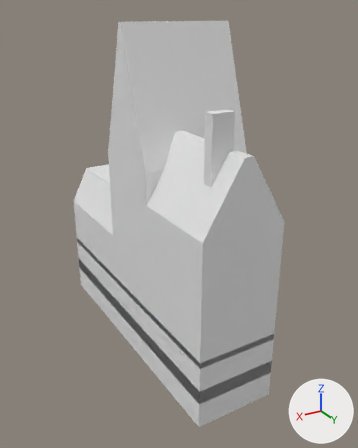
An edit to the Blender file BlendFiles/2_base_tetto.blend, drawn before and after from the same camera.
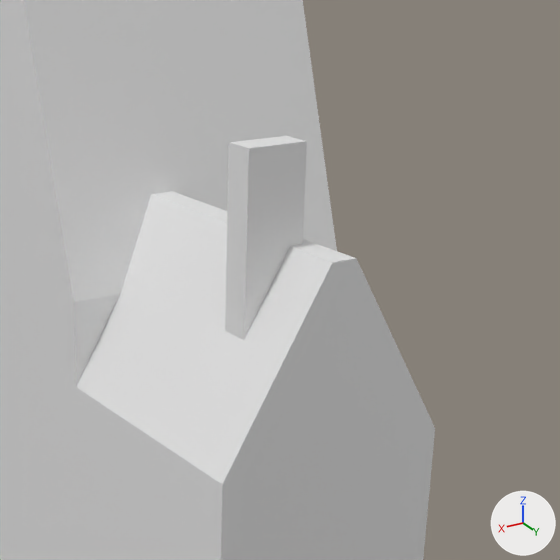
Old and new are each drawn whole from a 50 mm lens placed at (10.32, 14.83, 16.92), pointed at (-1.85, -5.45, 6.78) and again close up on the part from 33% to 93% of the width and 13% to 61% of the height. Every picture has the same lights, and +X, +Y and +Z are marked at lower right.

The first close-up shows 'BildingBase', 'Cube', 'Roof1', 'Roof2'.
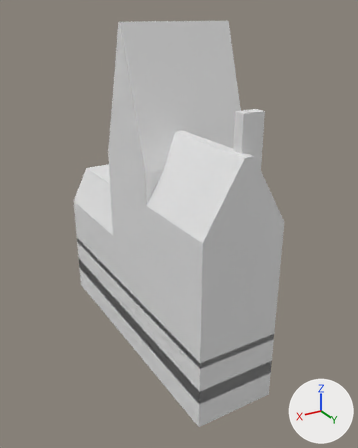
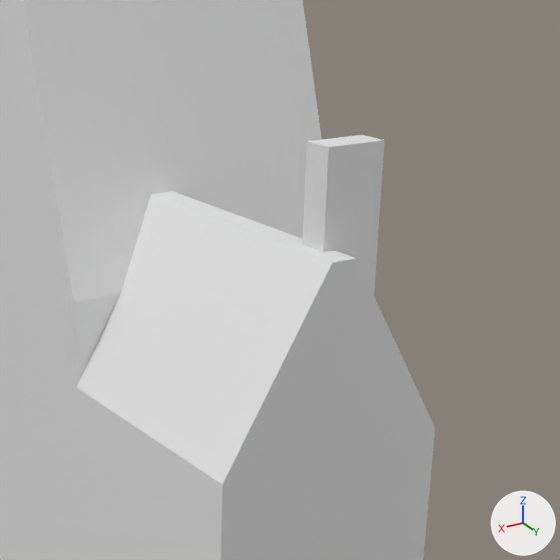
Where the change shows, as pixel boxes [x1, y1, x2, y2] in the close-ups (560 x 560 px):
'Cube', moved, turned: before [225, 136, 307, 340]; after [303, 135, 385, 295]

The change, as a diff of the scene's bpy script:
```diff
--- a/BlendFiles/2_base_tetto.blend.py
+++ b/BlendFiles/2_base_tetto.blend.py
@@ ob_cube @@
 ob_cube = bpy.data.objects.new('Cube', me_cube_002)
-ob_cube.location = (0.0, 0.0, 11.0)
+ob_cube.location = (-2.0, 0.0, 11.0)
+ob_cube.rotation_euler = (0.0, 0.0, 3.142)  # degrees (0, 0, 180)
```
